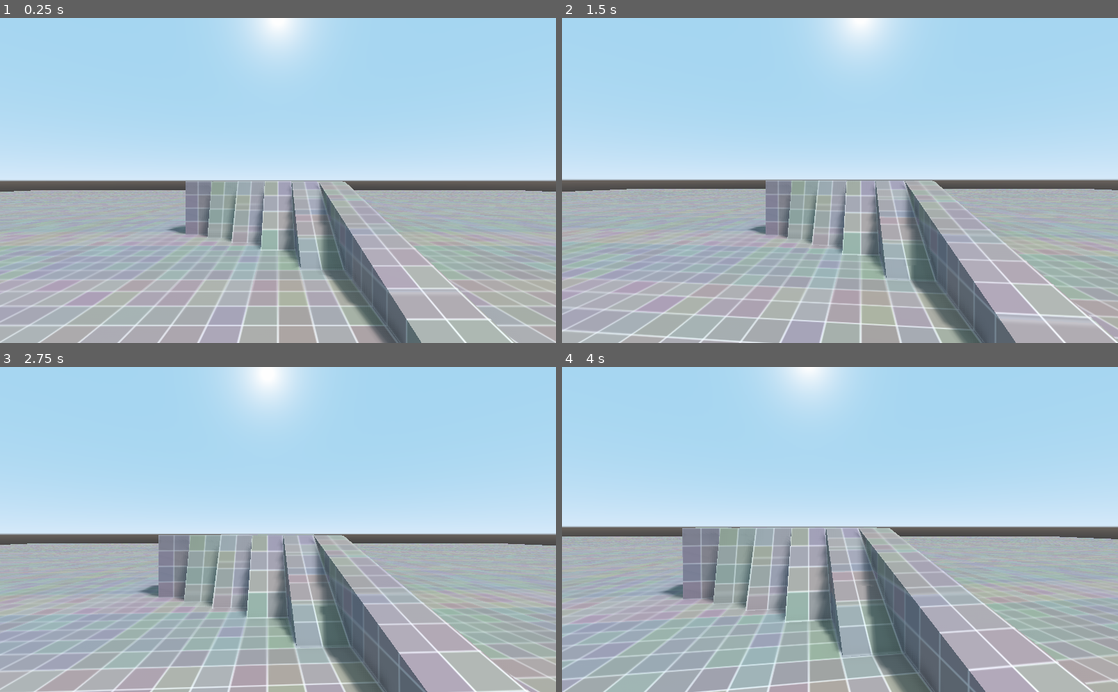
Above: before the commit, frames 1-4 (two rows, left to right).
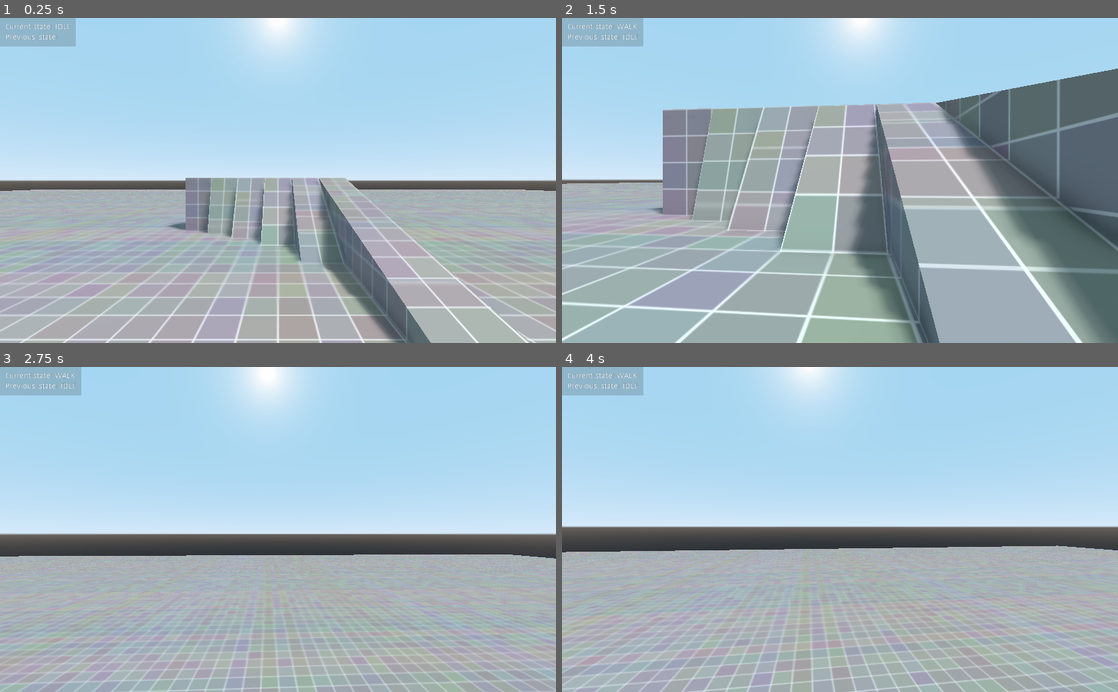
Above: after the commit, the same moments.

Repository: QuentinDaveau/FpsTest
Game: Godot game, scene res://assets/maps/TestWorld.tscn
Two runs of this game, one before a commit and one after it. Both use one fixed random seed, a clock stepped at 60 frames per second and the inputs below.
Inputs (mouse positions are in pixels of both pictures, inside the frame that each line leads up to):
- Up to frame 1 (0.25 s): no input
- Up to frame 2 (1.5 s): tap Enter at 0.5 s; move the mouse to (867, 180) at 0.52 s; hold Up (ui_up) from 0.53 s (still down); move the mouse to (812, 180) at 1.27 s
- Up to frame 3 (2.75 s): keep holding Up (ui_up); move the mouse to (289, 523) at 2.02 s
- Up to frame 4 (4 s): keep holding Up (ui_up); move the mouse to (834, 536) at 2.77 s; move the mouse to (878, 532) at 3.52 s

The runs differ from the first frame. In frame 1, 9.8% of the frame differs, in the area x 0-100%, y 0-100%; in frame 2, 48%; in frame 3, 17%; in frame 4, 20%.

Commit message:
Add 3d movement with gravity and reorganize code structure

Diff:
--- a/project.godot
+++ b/project.godot
@@ -19,12 +19,17 @@
 "language": "GDScript",
 "path": "res://src/player_logic/camera_stack/camera_stack.gd"
 }, {
+"base": "Node",
+"class": "Cameras",
+"language": "GDScript",
+"path": "res://src/engine/service/services/cameras.gd"
+}, {
 "base": "KinematicBody",
 "class": "Character",
 "language": "GDScript",
 "path": "res://src/character/character.gd"
 }, {
-"base": "Object",
+"base": "Node",
 "class": "CharacterController",
 "language": "GDScript",
 "path": "res://src/character/character_controller/character_controller.gd"
@@ -39,22 +44,27 @@
 "language": "GDScript",
 "path": "res://src/engine/service/services/debug/logger.gd"
 }, {
-"base": "Object",
+"base": "Reference",
 "class": "MovementAction",
 "language": "GDScript",
 "path": "res://src/player_logic/movement_state_machine/movement_state/movement_action/movement_action.gd"
 }, {
-"base": "Object",
+"base": "Reference",
 "class": "MovementState",
 "language": "GDScript",
 "path": "res://src/player_logic/movement_state_machine/movement_state/movement_state.gd"
+}, {
+"base": "Reference",
+"class": "MovementStateHelper",
+"language": "GDScript",
+"path": "res://src/engine/statics/movement_state_helper.gd"
 }, {
 "base": "Node",
 "class": "MovementStateMachine",
 "language": "GDScript",
 "path": "res://src/player_logic/movement_state_machine/movement_state_machine.gd"
 }, {
-"base": "Object",
+"base": "Reference",
 "class": "MovementTransition",
 "language": "GDScript",
 "path": "res://src/player_logic/movement_state_machine/movement_state/movement_transition/movement_transition.gd"
@@ -77,12 +87,14 @@
 _global_script_class_icons={
 "CameraBehavior": "",
 "CameraStack": "res://resources/editor/custom_classes_icons/camera_lens.svg",
+"Cameras": "",
 "Character": "",
 "CharacterController": "",
 "InputListener": "",
 "Logger": "",
 "MovementAction": "",
 "MovementState": "",
+"MovementStateHelper": "",
 "MovementStateMachine": "",
 "MovementTransition": "",
 "Player": "",
@@ -99,7 +111,7 @@
 [autoload]
 
 Service="*res://src/engine/service/service.gd"
-Autoload="res://src/engine/autoload/autoload.gd"
+Autoload="res://src/engine/service/autoload/autoload.gd"
 
 [input]
 
--- a/src/character/character_controller/character_controller.gd
+++ b/src/character/character_controller/character_controller.gd
@@ -1,4 +1,4 @@
-extends Object
+extends Node
 class_name CharacterController
 
 """
@@ -10,7 +10,7 @@
 # TEMP: _target_character has to be Character. Set to KinematicBody to prevent
 # cyclic dependency error
 var _target_character: KinematicBody
-var _target_motion: Vector2 = Vector2.ZERO
+var _residual_velocity: Vector3 = Vector3.ZERO
 
 
 func _init(target_character: KinematicBody) -> void:
@@ -18,10 +18,10 @@
 
 
 
-func update() -> void:
-	_target_character.move_and_slide(Vector3(_target_motion.x, 0.0, _target_motion.y))
+func update(delta: float) -> void:
+	pass
 
 
 
-func set_motion(motion_vector: Vector2) -> void:
-	_target_motion = motion_vector
+func apply_motion(velocity: Vector3) -> void:
+	_residual_velocity = _target_character.move_and_slide(velocity)
--- a/src/engine/autoload/autoload.gd
+++ /dev/null
@@ -1,13 +0,0 @@
-extends Node
-
-
-const nodes_to_load := [
-	preload("res://src/engine/service/services/debug/logger.gd"),
-	preload("res://src/engine/service/services/character_fetcher/character_fetcher.gd"),
-	preload("res://src/engine/service/services/input/input_platform/keyboard_input.gd"),
-]
-
-
-func _init() -> void:
-	for node in nodes_to_load:
-		add_child(node.new(), true)
--- /dev/null
+++ b/src/engine/service/autoload/autoload.gd
@@ -0,0 +1,19 @@
+extends Node
+
+
+const nodes_to_load := [
+	preload("res://src/engine/service/services/debug/logger.gd"),
+	preload("res://src/engine/service/services/signals.gd"),
+	preload("res://src/engine/service/services/character_fetcher.gd"),
+	preload("res://src/engine/service/services/input/input_platform/keyboard_input.gd"),
+	preload("res://src/engine/service/services/cameras.gd"),
+	preload("res://src/engine/service/services/debug/state_ui.gd")
+]
+
+
+func _init() -> void:
+	for node in nodes_to_load:
+		if node is Script:
+			add_child(node.new(), true)
+		elif node is PackedScene:
+			add_child(node.instance(), true)
--- a/src/engine/service/service.gd
+++ b/src/engine/service/service.gd
@@ -4,7 +4,8 @@
 	INPUT,
 	LOG,
 	SIGNAL,
-	FETCH_CHARACTER
+	FETCH_CHARACTER,
+	CAMERAS
 }
 
 
--- /dev/null
+++ b/src/engine/service/services/cameras.gd
@@ -0,0 +1,27 @@
+extends Node
+class_name Cameras
+
+
+var _cameras := []
+var _camera_stack := []
+var _default_camera: Camera
+
+
+func _init() -> void:
+	Service.register(self, Service.TYPE.CAMERAS)
+
+
+
+func register(camera: Camera, take_control: bool = false, is_default: bool = false) -> void:
+	if not _cameras.has(camera):
+		_cameras.append(camera)
+	if is_default:
+		_default_camera = camera
+
+
+
+func fetch_from_owner(source: Node) -> Camera:
+	for camera in _cameras:
+		if camera.owner == source.owner:
+			return camera
+	return null
--- /dev/null
+++ b/src/engine/service/services/debug/state_ui.gd
@@ -0,0 +1,45 @@
+extends MarginContainer
+
+"""
+Debug UI to display the state of the player
+"""
+
+var _state_label: Label
+var _previous_state_label: Label
+var _previous_state: String = ""
+var _state: String = ""
+
+
+func _ready() -> void:
+	var rect := ColorRect.new()
+	rect.color = Color(0.2, 0.2, 0.2, 0.2)
+	add_child(rect)
+	var margin := MarginContainer.new()
+	var margin_value = 10
+	margin.add_constant_override("margin_top", margin_value)
+	margin.add_constant_override("margin_left", margin_value)
+	margin.add_constant_override("margin_bottom", margin_value)
+	margin.add_constant_override("margin_right", margin_value)
+	add_child(margin)
+	var row := VBoxContainer.new()
+	row.add_constant_override("separation", 5)
+	margin.add_child(row)
+	_state_label = Label.new()
+	row.add_child(_state_label)
+	_previous_state_label = Label.new()
+	row.add_child(_previous_state_label)
+	# Connecting signal
+	Service.fetch(Service.TYPE.SIGNAL).listen(self, "player_state_changed", "_on_player_state_changed")
+
+
+
+func _on_player_state_changed(new_state_name: String) -> void:
+	_previous_state = _state
+	_state = new_state_name
+	_update_labels()
+
+
+
+func _update_labels() -> void:
+	_state_label.text = "Current state: " + _state.to_upper()
+	_previous_state_label.text = "Previous_state: " + _previous_state.to_upper()
--- /dev/null
+++ b/src/engine/service/services/signals.gd
@@ -0,0 +1,46 @@
+extends Node
+
+"""
+Class dedicated to propagate global signals, allowing various components to
+interact indirectly with each-other
+"""
+
+var _signals := {}
+
+
+
+func _init() -> void:
+	Service.register(self, Service.TYPE.SIGNAL)
+
+
+
+func register(source: Object, signal_name: String) -> void:
+	_add_source(source, signal_name)
+
+
+
+func listen(listener: Object, signal_name: String, target_function: String) -> void:
+	_add_listener(listener, signal_name, target_function)
+
+
+
+func _add_listener(listener: Object, signal_name: String, target_function: String) -> void:
+	var signal_ref := _init_signal(signal_name)
+	signal_ref["listeners"][listener] = target_function
+	for source in signal_ref["sources"]:
+		source.connect(signal_name, listener, target_function)
+
+
+
+func _add_source(source: Object, signal_name: String) -> void:
+	var signal_ref := _init_signal(signal_name)
+	signal_ref["sources"].append(source)
+	for listener in signal_ref["listeners"].keys():
+		source.connect(signal_name, listener, signal_ref["listeners"][listener])
+
+
+
+func _init_signal(signal_name: String) -> Dictionary:
+	if not _signals.has(signal_name):
+		_signals[signal_name] = {"sources": [], "listeners": {}}
+	return _signals[signal_name]
--- /dev/null
+++ b/src/engine/statics/movement_state_helper.gd
@@ -0,0 +1,104 @@
+extends Reference
+class_name MovementStateHelper
+
+"""
+Helper class containing all the actions and transitions that can be used by the
+player movement states
+"""
+
+
+# ---------- Actions ----------
+
+# -- Grounded --
+class GroundedAction:
+	extends MovementAction
+
+
+	func _init(controller: PlayerController).(controller) -> void:
+		pass
+
+
+	func enter() -> void:
+		pass
+
+
+
+class IdleAction:
+	extends MovementAction
+
+
+	func _init(controller: PlayerController).(controller) -> void:
+		pass
+
+
+	func enter() -> void:
+		_controller.move(Vector2.ZERO, 0.0)
+
+
+
+class MoveAction:
+	extends MovementAction
+
+	var _listener: InputListener
+	var _motion: Vector2 = Vector2.ZERO
+	var _motion_updated: bool = false
+
+
+	func _init(controller: PlayerController).(controller) -> void:
+		_listener = InputListener.new(self, "_on_motion_change", InputListener.TYPE.MOTION)
+
+
+	# TEMP: the move value will be fetched from a "parameters" file
+	func update() -> void:
+		if _motion_updated:
+			_controller.move(_motion, 10.0)
+
+
+	func _on_motion_change(motion_value: Vector2) -> void:
+		_motion = motion_value
+		_motion_updated = true
+
+
+
+# -- Air --
+
+
+
+# ---------- Transitions ----------
+class TransitionToWalk:
+	extends MovementTransition
+
+	var _listener: InputListener
+
+
+	func _init(controller: PlayerController).(controller) -> void:
+		_listener = InputListener.new(self, "_on_motion_change", InputListener.TYPE.MOTION)
+
+
+	func get_next_state() -> String:
+		return "Walk"
+
+
+	func _on_motion_change(motion_value: Vector2) -> void:
+		if motion_value:
+			_raise_state_exit()
+
+
+
+class TransitionToIdle:
+	extends MovementTransition
+
+	var _listener: InputListener
+
+
+	func _init(controller: PlayerController).(controller) -> void:
+		_listener = InputListener.new(self, "_on_motion_change", InputListener.TYPE.MOTION)
+
+
+	func get_next_state() -> String:
+		return "Idle"
+
+
+	func _on_motion_change(motion_value: Vector2) -> void:
+		if not motion_value:
+			_raise_state_exit()
--- a/src/player_logic/camera_stack/camera_behaviors/behaviors/look_around.gd
+++ b/src/player_logic/camera_stack/camera_behaviors/behaviors/look_around.gd
@@ -1,16 +1,21 @@
 extends CameraBehavior
 
+signal player_camera_forward_updated(camera_forward)
 
-var rot_x = 0
-var rot_y = 0
+
+var _rot_x := 0.0
+var _rot_y := 0.0
 
 
 func _ready() -> void:
+	Service.fetch(Service.TYPE.SIGNAL).register(self, "player_camera_forward_updated")
 	add_child(InputListener.new(self, "_move_camera", InputListener.TYPE.VIEW), true)
 
 
 
 func _move_camera(amount: Vector2) -> void:
-	rot_x += deg2rad(-amount.y)
-	rot_y += deg2rad(-amount.x)
-	transform.basis = Basis(Vector3(rot_x, rot_y, 0.0))
+	_rot_x += deg2rad(-amount.x)
+	_rot_y += deg2rad(-amount.y)
+	_rot_y = clamp(_rot_y, -PI/2.1, PI/2.1)
+	transform.basis = Basis(Vector3(_rot_y, _rot_x, 0.0))
+	emit_signal("player_camera_forward_updated", global_transform.basis.z.normalized())
--- a/src/player_logic/movement_state_machine/movement_state/movement_action/movement_action.gd
+++ b/src/player_logic/movement_state_machine/movement_state/movement_action/movement_action.gd
@@ -1,4 +1,4 @@
-extends Object
+extends Reference
 class_name MovementAction
 
 
--- a/src/player_logic/movement_state_machine/movement_state/movement_state.gd
+++ b/src/player_logic/movement_state_machine/movement_state/movement_state.gd
@@ -1,4 +1,4 @@
-extends Object
+extends Reference
 class_name MovementState
 
 
--- a/src/player_logic/movement_state_machine/movement_state/movement_transition/movement_transition.gd
+++ b/src/player_logic/movement_state_machine/movement_state/movement_transition/movement_transition.gd
@@ -1,4 +1,4 @@
-extends Object
+extends Reference
 class_name MovementTransition
 
 
--- a/src/player_logic/movement_state_machine/movement_state/states/movement_state_idle.gd
+++ b/src/player_logic/movement_state_machine/movement_state/states/movement_state_idle.gd
@@ -10,40 +10,8 @@
 func _setup_state(controller: PlayerController) -> void:
 	_identifier = "Idle"
 	_actions = [
-		IdleAction.new(controller)
+		MovementStateHelper.IdleAction.new(controller)
 	]
 	_transitions = [
-		TransitionToWalk.new(controller)
+		MovementStateHelper.TransitionToWalk.new(controller)
 	]
-
-
-
-# Actions
-class IdleAction:
-	extends MovementAction
-
-
-	func _init(controller: PlayerController).(controller) -> void:
-		pass
-
-
-# Transitions
-class TransitionToWalk:
-	extends MovementTransition
-
-	var _listener: InputListener
-
-
-	func _init(controller: PlayerController).(controller) -> void:
-		_listener = InputListener.new(self, "_on_motion_change", InputListener.TYPE.MOTION)
-
-
-
-	func get_next_state() -> String:
-		return "Walk"
-
-
-
-	func _on_motion_change(motion_value: Vector2) -> void:
-		if motion_value:
-			_raise_state_exit()
--- a/src/player_logic/movement_state_machine/movement_state/states/movement_state_walk.gd
+++ b/src/player_logic/movement_state_machine/movement_state/states/movement_state_walk.gd
@@ -10,48 +10,8 @@
 func _setup_state(controller: PlayerController) -> void:
 	_identifier = "Walk"
 	_actions = [
-		MoveAction.new(controller)
+		MovementStateHelper.MoveAction.new(controller)
 	]
 	_transitions = [
-		TransitionToIdle.new(controller)
+		MovementStateHelper.TransitionToIdle.new(controller)
 	]
-
-
-
-
-# Actions
-class MoveAction:
-	extends MovementAction
-
-	var _listener: InputListener
-
-	func _init(controller: PlayerController).(controller) -> void:
-		_listener = InputListener.new(self, "_on_motion_change", InputListener.TYPE.MOTION)
-
-
-
-	func _on_motion_change(motion_value: Vector2) -> void:
-		_controller.set_motion(motion_value)
-
-
-
-# Transitions
-class TransitionToIdle:
-	extends MovementTransition
-
-	var _listener: InputListener
-
-
-	func _init(controller: PlayerController).(controller) -> void:
-		_listener = InputListener.new(self, "_on_motion_change", InputListener.TYPE.MOTION)
-
-
-
-	func get_next_state() -> String:
-		return "Idle"
-
-
-
-	func _on_motion_change(motion_value: Vector2) -> void:
-		if not motion_value:
-			_raise_state_exit()
--- a/src/player_logic/movement_state_machine/movement_state_machine.gd
+++ b/src/player_logic/movement_state_machine/movement_state_machine.gd
@@ -4,6 +4,8 @@
 """
 Class dedicated to load, update and transition between different PlayerStates
 """
+
+signal player_state_changed(new_state)
 
 export(Array, Script) var states_paths := []
 
@@ -15,6 +17,7 @@
 
 func _ready() -> void:
 	# Fetching controller to pass to the states
+	Service.fetch(Service.TYPE.SIGNAL).register(self, "player_state_changed")
 	_player_controller = Service.fetch(Service.TYPE.FETCH_CHARACTER).from_owner(self).get_controller()
 	if not _player_controller or not _player_controller is PlayerController:
 		Service.fetch(Service.TYPE.LOG).output(Logger.LEVEL.ERROR, self, "Owner is not a player. This node is expected to be used with a player as owner !")
@@ -39,6 +42,7 @@
 
 
 func _enter_state(state: MovementState) -> void:
+	emit_signal("player_state_changed", state.get_identifier())
 	_current_state = state
 	for transition in _current_state.get_transitions():
 		transition.connect("state_exit", self, "_on_state_exit", [transition.get_next_state()])
--- a/src/player_logic/player/player.gd
+++ b/src/player_logic/player/player.gd
@@ -1,7 +1,9 @@
 extends Character
 class_name Player
 
-# Player class. Serves as a container its different components
+"""
+Player class. Serves as a container its different components
+"""
 
 export(Vector3) var head_position := Vector3(0.0, 1.35, 0.0)
 
@@ -13,4 +15,4 @@
 
 
 func _physics_process(delta: float) -> void:
-	_controller.update()
+	_controller.update(delta)
--- a/src/player_logic/player_controller/player_controller.gd
+++ b/src/player_logic/player_controller/player_controller.gd
@@ -1,7 +1,55 @@
 extends CharacterController
 class_name PlayerController
+
+"""
+Class dedicated to control the player movements. Serves as an interface between
+the player and the elements controlling it.
+"""
+
+var _camera_forward: Vector3 = Vector3.ZERO
+var _relative_direction: Vector2 = Vector2.ZERO
+var _relative_velocity: Vector3 = Vector3.ZERO
+var _move_speed: float = 0.0
 
 
 
 func _init(target_character: KinematicBody).(target_character) -> void:
-	pass
+	Service.fetch(Service.TYPE.SIGNAL).listen(self, "player_camera_forward_updated", "_on_camera_forward_updated")
+
+
+
+func move(relative_direction: Vector2, move_speed: float) -> void:
+	_move_speed = move_speed
+	_relative_direction = relative_direction
+	_relative_velocity = _get_forward_velocity()
+
+
+
+func update(delta: float) -> void:
+	var new_velocity = _residual_velocity
+	# TEMP: lerp value will be defined in an acceleration parameter in a "parameters" file
+	new_velocity.x = lerp(new_velocity.x, _relative_velocity.x, 0.9)
+	new_velocity.z = lerp(new_velocity.z, _relative_velocity.z, 0.9)
+	new_velocity = _add_gravity_to(new_velocity, delta)
+	apply_motion(new_velocity)
+	.update(delta)
+
+
+
+func _get_forward_velocity() -> Vector3:
+	var relative_rotation = -Vector2(_camera_forward.z, _camera_forward.x).angle()
+	var v2_velocity = _relative_direction.rotated(relative_rotation).normalized()
+	return Vector3(v2_velocity.x, 0.0, v2_velocity.y) * _move_speed
+
+
+
+# TEMP: Arbitrary gravity value. It will be then set in a "parameters" file
+func _add_gravity_to(velocity_vector: Vector3, delta: float) -> Vector3:
+	return velocity_vector + Vector3(0.0, -9.8, 0.0) * delta
+
+
+
+func _on_camera_forward_updated(camera_forward: Vector3) -> void:
+	_camera_forward = camera_forward
+	if _relative_direction:
+		_relative_velocity = _get_forward_velocity()
Renamed: src/engine/service/services/character_fetcher/character_fetcher.gd -> src/engine/service/services/character_fetcher.gd
